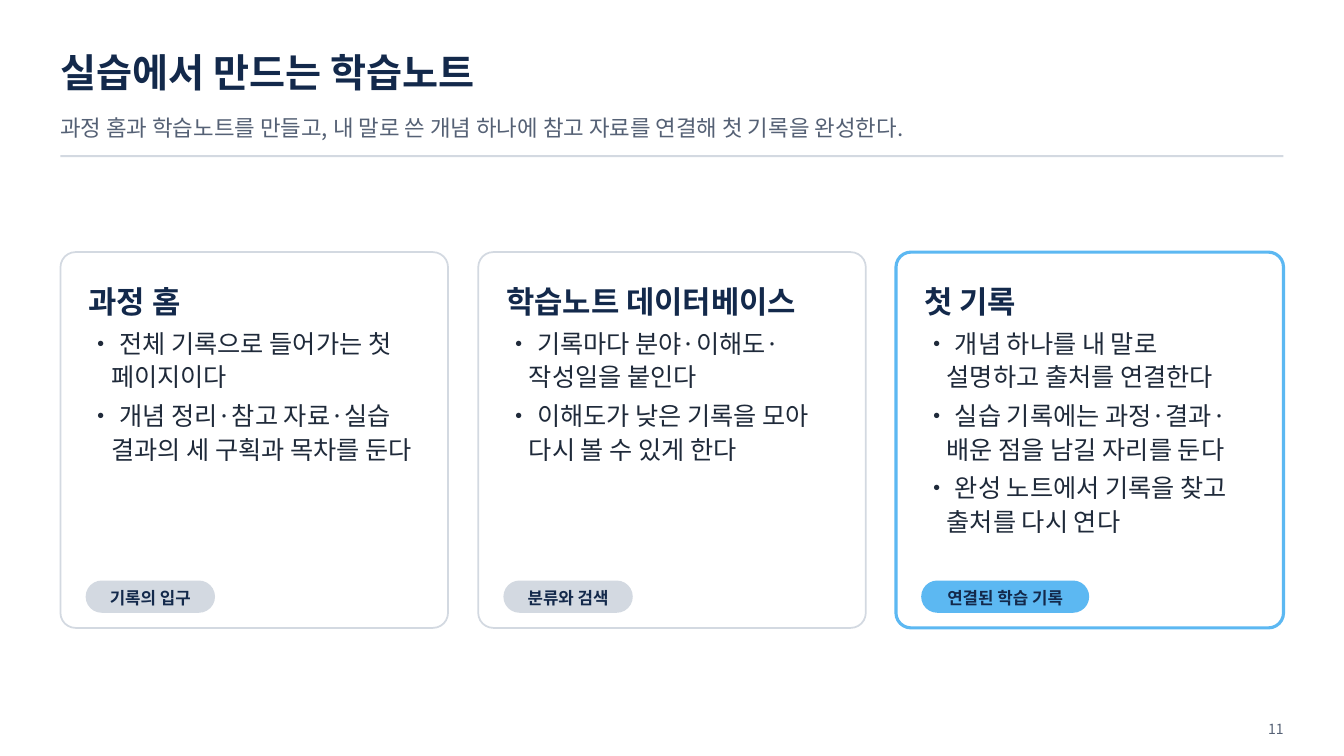
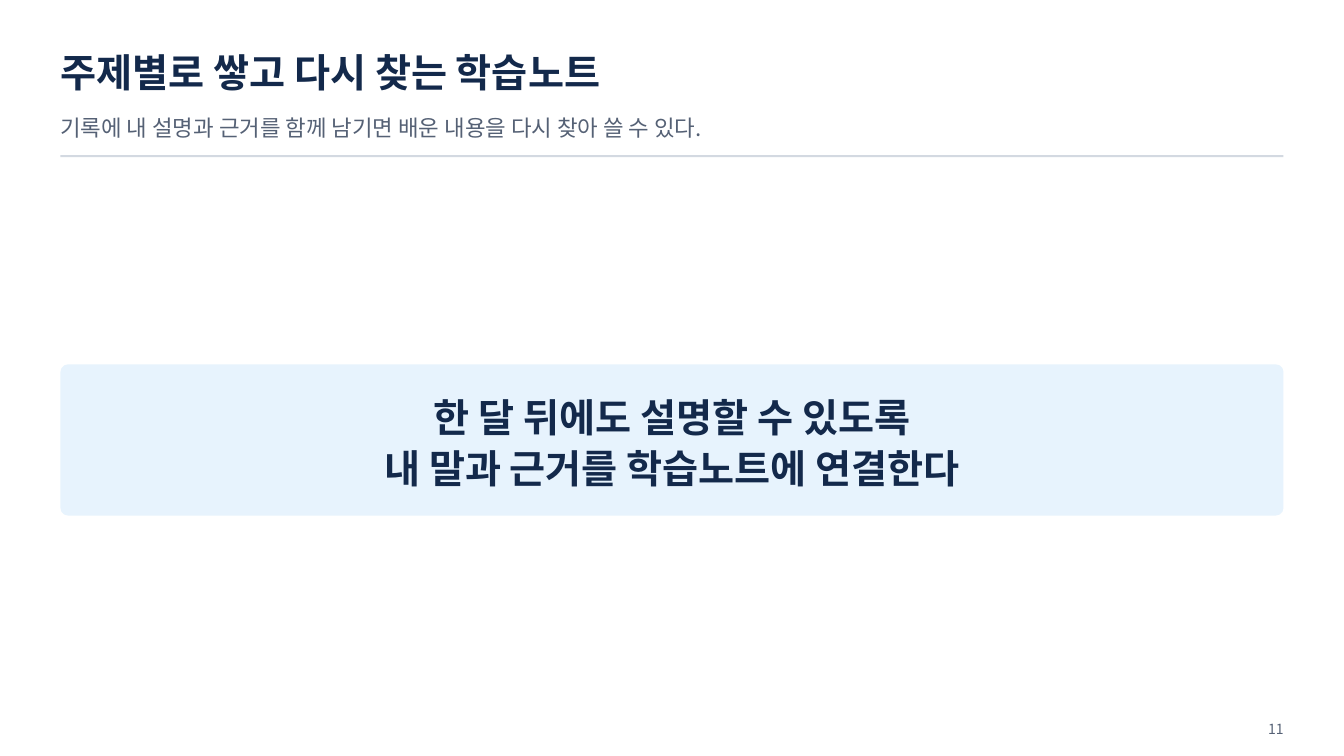
Before and after one commit to uengine-oss/hyd-iot-edu, a slide deck: slide 11 of workspace/강의제작/산출물/실전반/이론/01회차/실전반_01일차.pptx. Drawn at 1344x756 pixels with LibreOffice and Linux fonts; fonts in the diff are those of the drawing. Boxes give left, top, right and bottom in pixels: in the first picture for what was removed or moved away, otherwise in the second. Text is boxed around its words. In the diff, an @@ line names an element or a change of style, - is before the commit and + after.

Commit message:
1회차 공통 이론 덱·대본과 같은 판본의 제작 및 수업 자료 동기화

```diff
--- a/workspace/강의제작/산출물/실전반/이론/01회차/실전반_01일차.pptx
+++ b/workspace/강의제작/산출물/실전반/이론/01회차/실전반_01일차.pptx
@@ text at [60, 54, 600, 91]: text changed @@
-실습에서 만드는 학습노트
+주제별로 쌓고 다시 찾는 학습노트
@@ text at [60, 117, 702, 138]: text changed @@
-과정 홈과 학습노트를 만들고, 내 말로 쓴 개념 하나에 참고 자료를 연결해 첫 기록을 완성한다.
+기록에 내 설명과 근거를 함께 남기면 배운 내용을 다시 찾아 쓸 수 있다.
@@ rounded rectangle removed at [478, 252, 865, 628] @@
@@ rounded rectangle removed at [896, 252, 1284, 628] @@
@@ text removed at [506, 287, 809, 461] @@
-학습노트 데이터베이스
-• 기록마다 분야·이해도·작성일을 붙인다
-• 이해도가 낮은 기록을 모아 다시 볼 수 있게 한다
@@ text removed at [924, 287, 1226, 533] @@
-첫 기록
-• 개념 하나를 내 말로 설명하고 출처를 연결한다
-• 실습 기록에는 과정·결과·배운 점을 남길 자리를 둔다
-• 완성 노트에서 기록을 찾고 출처를 다시 연다
@@ rounded rectangle: place and size @@
-rounded rectangle at [60, 252, 448, 628]
+rounded rectangle at [60, 365, 1284, 516]
@@ rounded rectangle at [60, 365, 1284, 516]: fill #FFFFFF to #E7F3FD; outline #D3D9E1 1.25 pt to none; proportions changed @@
@@ text "한 달 뒤에도 설명할 수 ..." at [384, 399, 960, 487]: vertical alignment top to middle @@
@@ text at [384, 399, 960, 487]: text changed; size 18 to 28 pt; text colour #1F2A3A to #13294B; bold on @@
-과정 홈
-• 전체 기록으로 들어가는 첫 페이지이다
-• 개념 정리·참고 자료·실습 결과의 세 구획과 목차를 둔다
+한 달 뒤에도 설명할 수 있도록
+내 말과 근거를 학습노트에 연결한다
@@ rounded rectangle removed at [86, 581, 215, 613] @@
@@ text removed at [110, 590, 191, 606] @@
-기록의 입구
@@ rounded rectangle removed at [503, 581, 632, 613] @@
@@ text removed at [528, 590, 609, 606] @@
-분류와 검색
@@ rounded rectangle removed at [922, 581, 1090, 613] @@
@@ text removed at [947, 590, 1063, 606] @@
-연결된 학습 기록
```
Also in this commit, not shown: 55 other slides changed, 3 slides added, 52 other files.
